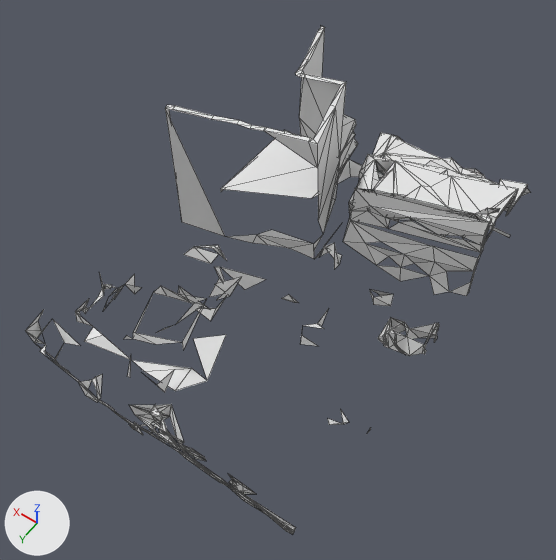
The glTF model hero-tiles/chunk_0_0.glb, before and after one commit.
Both versions are drawn from a 50 mm camera at (-33.1, 49.2, 116.2) aimed at (15.1, -18.3, 10.2). Every picture has the same lights, and +X, +Y and +Z are marked at lower left. The picture after the commit comes second. Mesh edges are drawn as thin lines. Vertices at exactly the same position are counted once.

Names of what the first picture shows: 'hero-chunk'.
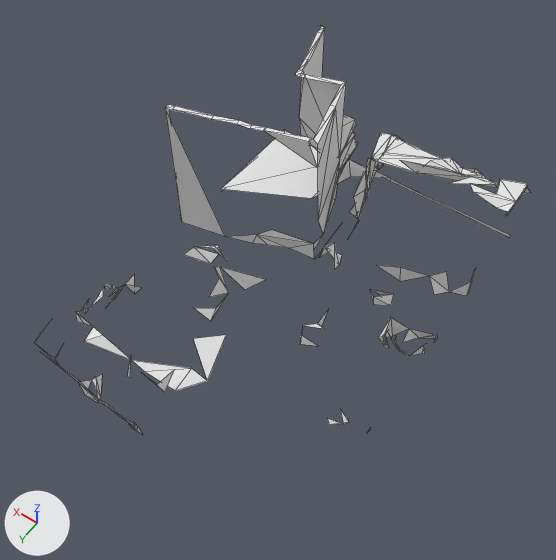
Boxes [x1, y1, x2, y2] around the edits, measured in the pictures (556 x 560 px):
'hero-chunk', reshaped (19% shorter)
    before: [25, 26, 530, 534]
    after: [35, 26, 530, 435]
part 1 of me_mesh_0, deleted
    before: [124, 286, 210, 350]
part 2 of me_mesh_0, deleted
    before: [281, 294, 298, 303]
part 3 of me_mesh_0, deleted
    before: [215, 277, 241, 300]
part 4 of me_mesh_0, deleted
    before: [343, 154, 518, 276]
part 5 of me_mesh_0, deleted
    before: [129, 404, 295, 534]
part 6 of me_mesh_0, deleted
    before: [388, 317, 439, 355]
part 7 of me_mesh_0, deleted
    before: [25, 275, 108, 376]

The edits, one by one:
me_mesh_0 is used by ob_hero_chunk; location (0.0, 0.0, 0.0).
me_mesh_0 had 806 vertices, 1068 faces and spanned x -12.3..44.4, y -61.3..15.0, z -1.8..29.4.
me_mesh_0 now has 446 vertices, 482 faces and spans x -12.3..44.4, y -61.3..15.0, z -1.8..29.4.
me_mesh_0 part 1: the loose piece of 22 vertices spanning x 20.0..33.9, y -9.9..4.8, z 1.9..9.6 is deleted.
me_mesh_0 part 2: the loose piece of 4 vertices spanning x 11.7..14.8, y -20.7..-18.9, z 2.5..5.9 is deleted.
me_mesh_0 part 3: the loose piece of 4 vertices spanning x 20.7..23.7, y -15.2..-9.0, z 6.5..10.3 is deleted.
me_mesh_0 part 4: 157 vertices removed from x -11.4..16.4, y -54.6..-34.9, z 5.0..21.7.
me_mesh_0 part 5: 143 vertices removed from x -11.4..19.7, y 11.3..15.0, z 3.1..10.6.
me_mesh_0 part 6: 16 vertices removed from x -11.4..-5.2, y -29.9..-23.2, z 3.5..8.1.
me_mesh_0 part 7: 14 vertices removed from x 33.6..44.1, y -3.2..15.0, z 3.2..10.0.
